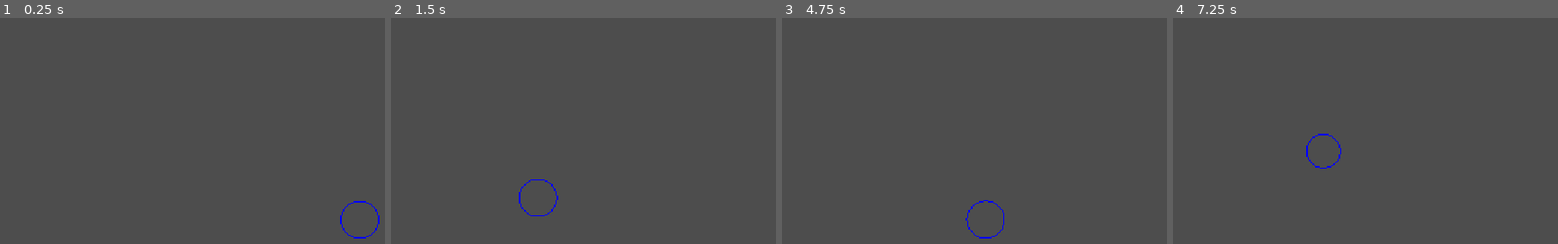
Above: before the commit, frames 1-4 (left to right).
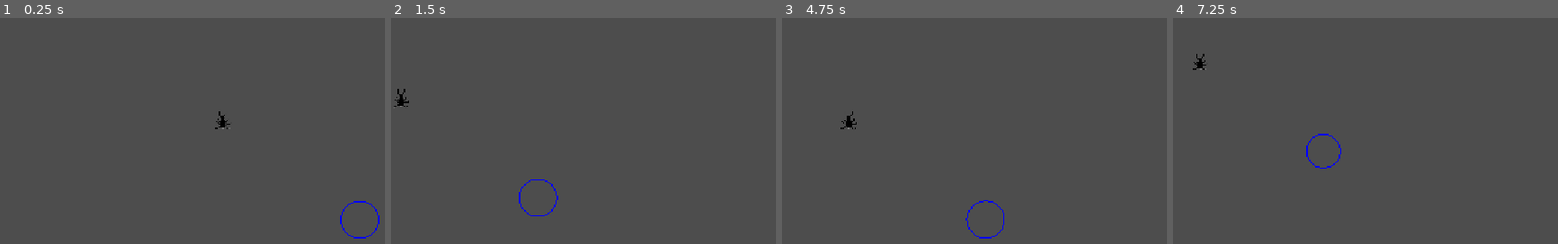
Above: after the commit, the same moments.

Repository: ficova174/AntSimulation
Game: Godot game, scene res://scenes/pheromones.tscn
The game is run twice, just before and just after one commit, with the same random seed, the same clock (stepped at 60 frames per second) and the same inputs.
Inputs (mouse positions are in pixels of both pictures, inside the frame that each line leads up to):
- Up to frame 1 (0.25 s): no input
- Up to frame 2 (1.5 s): tap Enter at 0.5 s; move the mouse to (outside the picture) at 0.52 s; hold D (right) 0.53-1.28 s; hold Mouse wheel down (brush_size_down) 0.53-1.28 s; move the mouse to (606, 239) at 1.27 s; hold S (down) from 1.28 s (still down); tap Mouse wheel up (brush_size_up) at 1.35 s
- Up to frame 3 (4.75 s): move the mouse to (outside the picture) at 2.02 s; release S (down) at 2.03 s; hold D (right) 2.03-2.78 s; hold Right mouse button (decrease) 2.03-2.78 s; tap Space at 2.75, 4.25 s; move the mouse to (outside the picture) at 2.77 s; hold W (up) 2.78-3.53 s; click (outside the picture) at 2.85 s; tap Enter at 3.5 s; move the mouse to (outside the picture) at 3.52 s; hold Mouse wheel down (brush_size_down) 3.53-4.28 s; hold A (left) from 3.53 s (still down); move the mouse to (924, 158) at 4.27 s; tap Mouse wheel up (brush_size_up) at 4.35 s
- Up to frame 4 (7.25 s): move the mouse to (outside the picture) at 5.02 s; release A (left) at 5.03 s; hold S (down) 5.03-5.78 s; hold Right mouse button (decrease) 5.03-5.78 s; move the mouse to (1423, 119) at 5.77 s; hold D (right) 5.78-6.53 s; click (1423, 119) at 5.85 s; tap Enter at 6.5 s; move the mouse to (outside the picture) at 6.52 s; hold W (up) from 6.53 s (still down); hold Mouse wheel down (brush_size_down) from 6.53 s (still down)

The runs differ from the first frame. In frame 1, 0.1% of the frame differs, in the area x 55-60%, y 41-50%; in frame 2, 0.1%, in the area x 0-5%, y 31-40%; in frame 3, 0.1%; in frame 4, 0.1%.
Error in both runs: Cannot call method 'shader_create_from_spirv' on a null value. (res://scripts/pheromones.gd:33)

Commit message:
ant asset

Diff:
--- a/scenes/pheromones.tscn
+++ b/scenes/pheromones.tscn
@@ -2,6 +2,7 @@
 
 [ext_resource type="Script" uid="uid://cdyqdbdjcc13l" path="res://scripts/camera_2d.gd" id="1_hggt5"]
 [ext_resource type="Texture2D" uid="uid://crdmfq3j8gs8m" path="res://assets/1 Tiles/FieldsTileset.png" id="1_t32qd"]
+[ext_resource type="Texture2D" uid="uid://baes3pftkpay3" path="res://assets/ant.png" id="4_hggt5"]
 [ext_resource type="Script" uid="uid://tffu581xxbob" path="res://scripts/pheromones.gd" id="5_t32qd"]
 
 [sub_resource type="TileSetAtlasSource" id="TileSetAtlasSource_oddai"]
@@ -280,3 +281,8 @@
 [node name="PheromonesMap" type="Sprite2D" parent="." unique_id=117499800]
 centered = false
 script = ExtResource("5_t32qd")
+
+[node name="Sprite2D" type="Sprite2D" parent="." unique_id=1427428793]
+texture_filter = 1
+position = Vector2(357, 165)
+texture = ExtResource("4_hggt5")
Binary file added: assets/ant.png
Not shown, added: assets/ant.png.import
